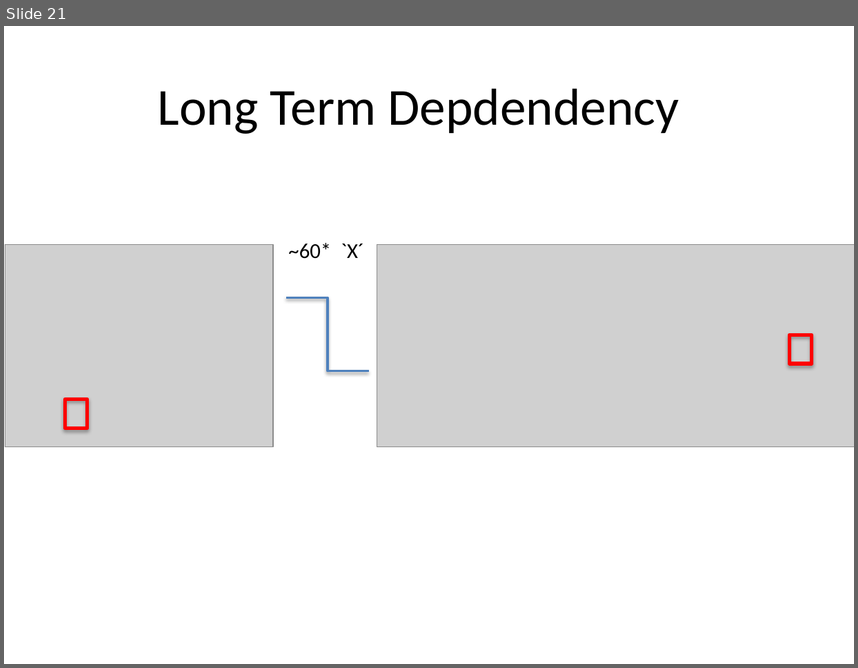
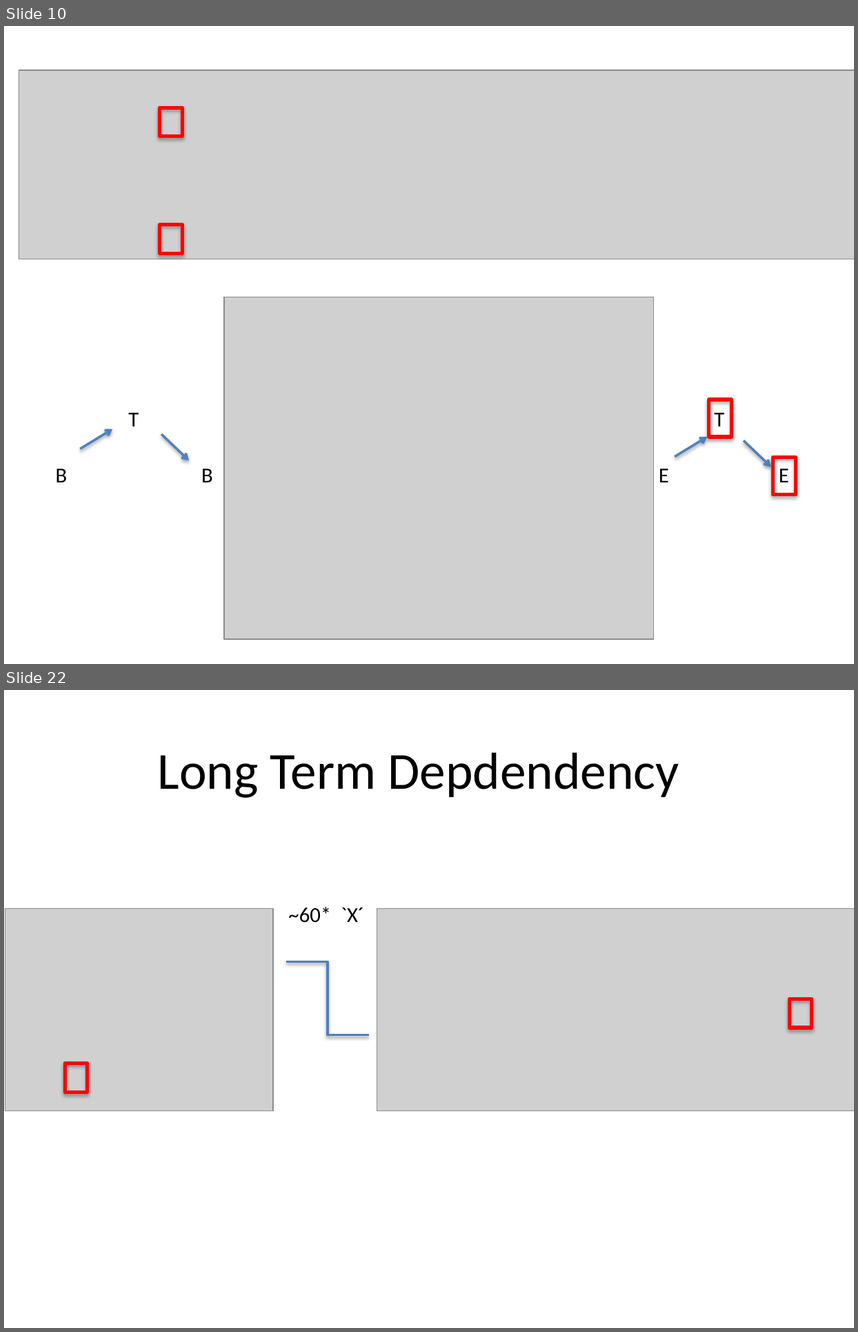
Before and after one commit to BSifringer/ArtificialComposer, a slide deck: slides/proved_learning.pptx. Shown one above the other, each under a label of ours: slide 21 before the commit, slides 10 and 22 after it; the slides between them are not shown. The pictures are 858x668 and 858x1332 pixels, drawn with LibreOffice and Linux fonts; fonts in the diff are those of the drawing; grey boxes stand for pictures. Boxes give left, top, right and bottom in pixels: in the first picture for what was removed or moved away, otherwise in the second. Text is boxed around its words. In the diff, an @@ line names an element or a change of style, - is before the commit and + after.

```diff
--- a/slides/proved_learning.pptx
+++ b/slides/proved_learning.pptx
@@ slide 10 added at (4,26,854,664), background #FFFFFF @@
@@ picture added at (19,70,854,259) @@
@@ rectangle added at (159,107,181,136), outline #FF0000 3 pt @@
@@ rectangle added at (159,225,181,254), outline #FF0000 3 pt @@
@@ picture added at (224,297,654,639) @@
@@ text added at (128,412,139,426), 18 pt, text #000000 @@
+T
@@ rectangle added at (708,399,731,437), outline #FF0000 3 pt @@
@@ text added at (714,412,724,426), 18 pt, text #000000 @@
+T
@@ arrow added from (81, 448) to (113, 429), #4F81BD 2 pt @@
@@ arrow added from (161, 434) to (190, 461), #4F81BD 2 pt @@
@@ arrow added from (675, 456) to (707, 437), #4F81BD 2 pt @@
@@ arrow added from (744, 440) to (771, 466), #4F81BD 2 pt @@
@@ rectangle added at (773,457,795,495), outline #FF0000 3 pt @@
@@ text added at (56,468,67,482), 18 pt, text #000000 @@
+B
@@ text added at (201,468,213,482), 18 pt, text #000000 @@
+B
@@ text added at (659,468,669,482), 18 pt, text #000000 @@
+E
@@ text added at (779,468,789,482), 18 pt, text #000000 @@
+E
@@ what was slide 21 is now slide 22 @@
```
Also in this commit, not shown: 20 other slides added, 20 slides removed, 7 other files.
